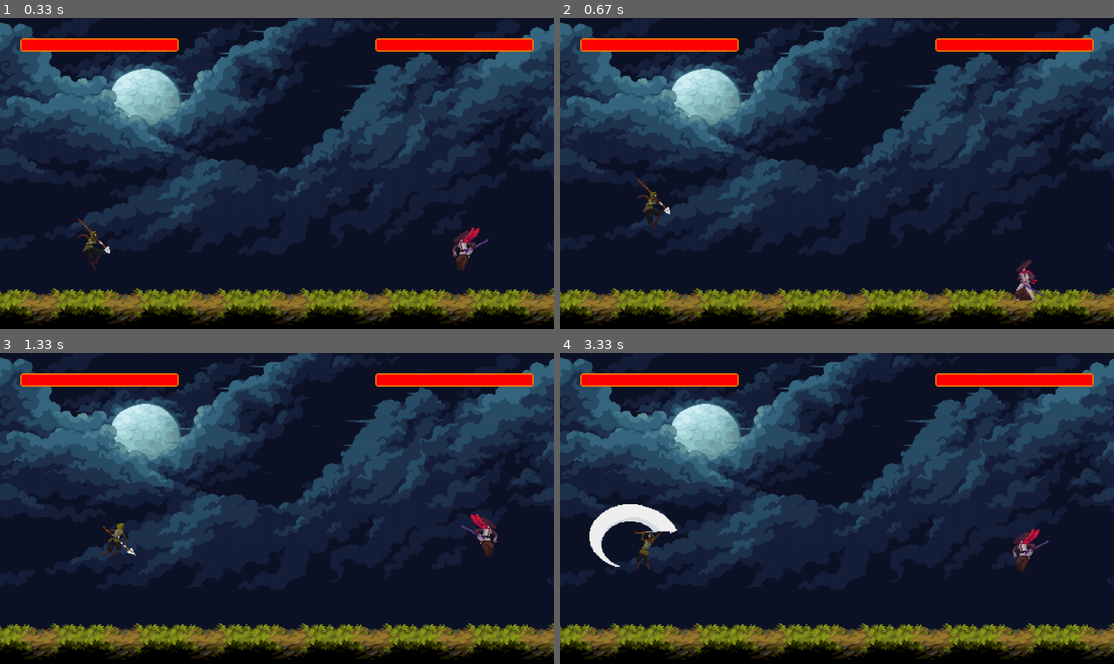
Above: before the commit, frames 1-4 (two rows, left to right).
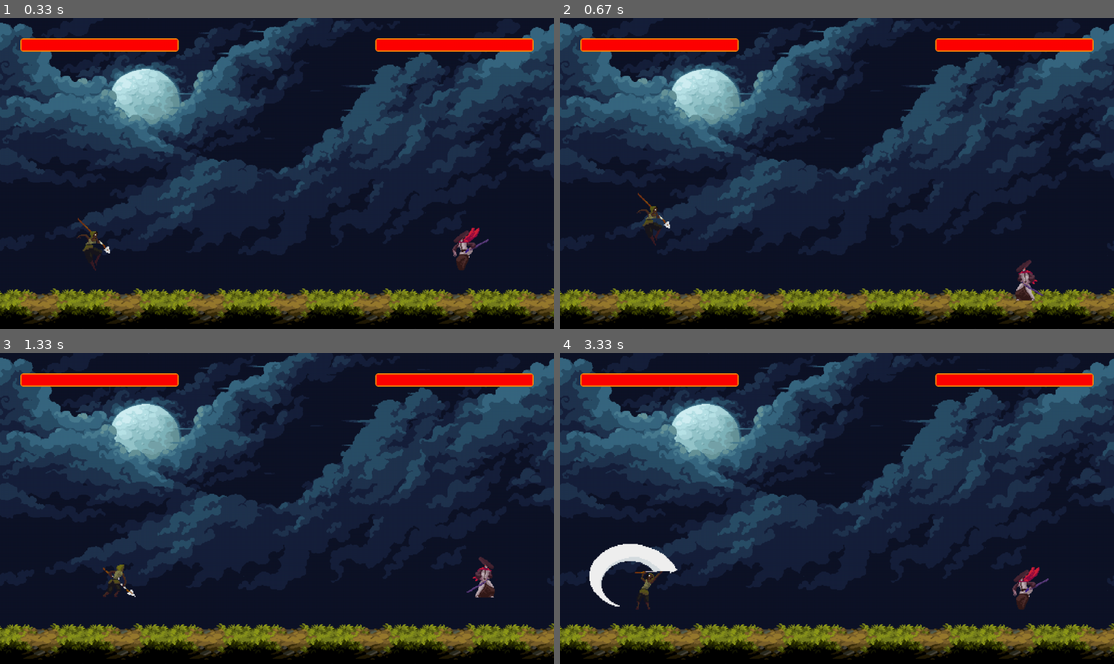
Above: after the commit, the same moments.

Repository: gergoJedlik/PyGame_Game
Game: pygame game, started from main.py
Same seed, same stepped clock (60 frames per second), same inputs: the game is played once before the commit and once after it.
Inputs:
- Up to frame 1 (0.33 s): no input
- Up to frame 2 (0.67 s): tap W at 0.33 s
- Up to frame 3 (1.33 s): hold Right 0.67-1.13 s; hold D 0.67-1.13 s; tap Space at 0.73, 1.03, 1.23 s; tap Right Shift at 0.82 s; hold Up from 1.17 s (still down); hold W from 1.17 s (still down)
- Up to frame 4 (3.33 s): release Up at 1.47 s; release W at 1.47 s; hold Right 1.5-1.97 s; hold D 1.5-1.97 s; tap Space at 1.57, 1.87, 2.07, 2.37, 2.63, 2.93, 3.07 s; hold Left 2-2.53 s; hold A 2-2.53 s; tap Right Shift at 2.15 s; hold Left 2.57-2.97 s; hold A 2.57-2.97 s; hold Up from 3 s (still down); hold W from 3 s (still down)

Frame 1 is identical in both runs. In frame 2, 0.4% of the frame differs, in the area x 13-20%, y 51-74%; in frame 3, 1.1%; in frame 4, 3.1%, in the area x 5-89%, y 48-83%.

Commit message:
Jump (a bit better)

Diff:
--- a/main.py
+++ b/main.py
@@ -66,10 +66,12 @@
     handle_vertical_collision(player1, player2, objects, player1.y_vel, player2.y_vel)
 
     player1.x_vel = 0
-    player1.y_vel = 0
+    if not player1.P_jump:
+        player1.y_vel = 0
 
     player2.x_vel = 0
-    player2.y_vel = 0
+    if not player2.P_jump:
+        player2.y_vel = 0
 
     if not player1.hit and not player1.P_attack:
         if (keys[pygame.K_a]):
--- a/player.py
+++ b/player.py
@@ -33,7 +33,9 @@
         self.sprite_sheet = "Idle"
 
         self.fall_count = 0
+        self.P_jump = False
         self.jump_count = 0
+        self.jump_force = -self.GRAV * 100
 
         self.dash = False
         self.dash_count = 7 * self.ANIMATION_DELAY
@@ -70,25 +72,38 @@
 
         if self.hit:
             self.hit_count += 1
-        if self.hit_count > fps//2:
+        if self.hit_count > fps//3:
             self.hit = False
             self.hit_count = 0
 
+        if self.P_jump:
+            self.jump()
+
+
         self.fall_count += 1
         self.update_sprite()
 
     def jump(self):
-        self.y_vel = -self.GRAV * 200
-        self.animation_count = 0
-        if self.jump_count == 1:
-            self.fall_count = 0
-        self.jump_count += 1
+        self.P_jump = True
+        if self.jump_force < 0:
+            self.y_vel = -self.GRAV * 25
+            self.jump_force += self.GRAV * 25
+
+            self.animation_count = 0
+            if self.jump_count == 1:
+                self.fall_count = 0
+            self.jump_count += 1
+        else:
+            self.P_jump = False
+            self.jump_force = -self.GRAV * 100
+
 
     def check_hp(self):
         if self.hp <= 0:
             self.dead = True
 
     def update_sprite(self):
+        print(self.P_jump)
         if self.dead:
             self.sprite_sheet = 'Death'
             self.death_count += 1
@@ -105,7 +120,7 @@
                 self.attackbox_active = True
             if self.animation_count // self.ANIMATION_DELAY == 5:
                 self.attack_count += 1
-        elif self.y_vel < 0:
+        elif self.P_jump:
             if self.jump_count == 1:
                 self.sprite_sheet = 'Jump'
         elif self.y_vel > self.GRAV * 2:
